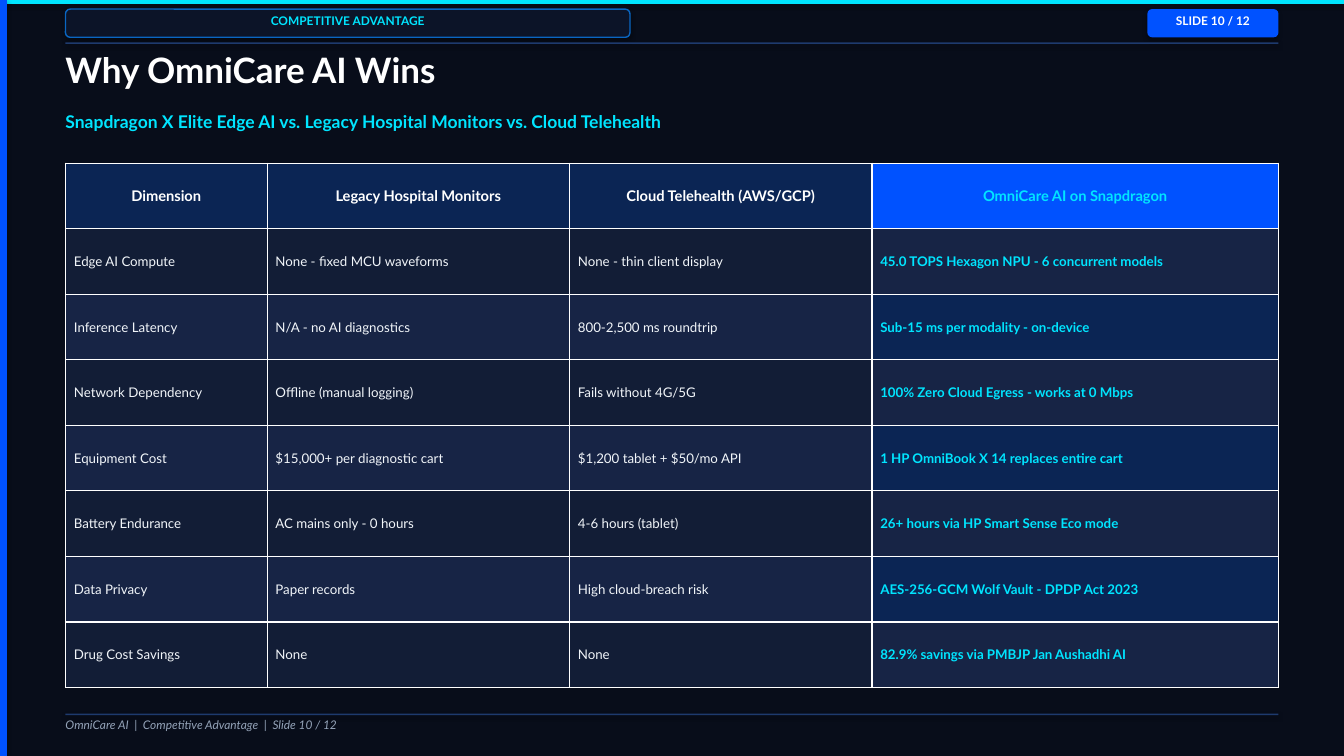
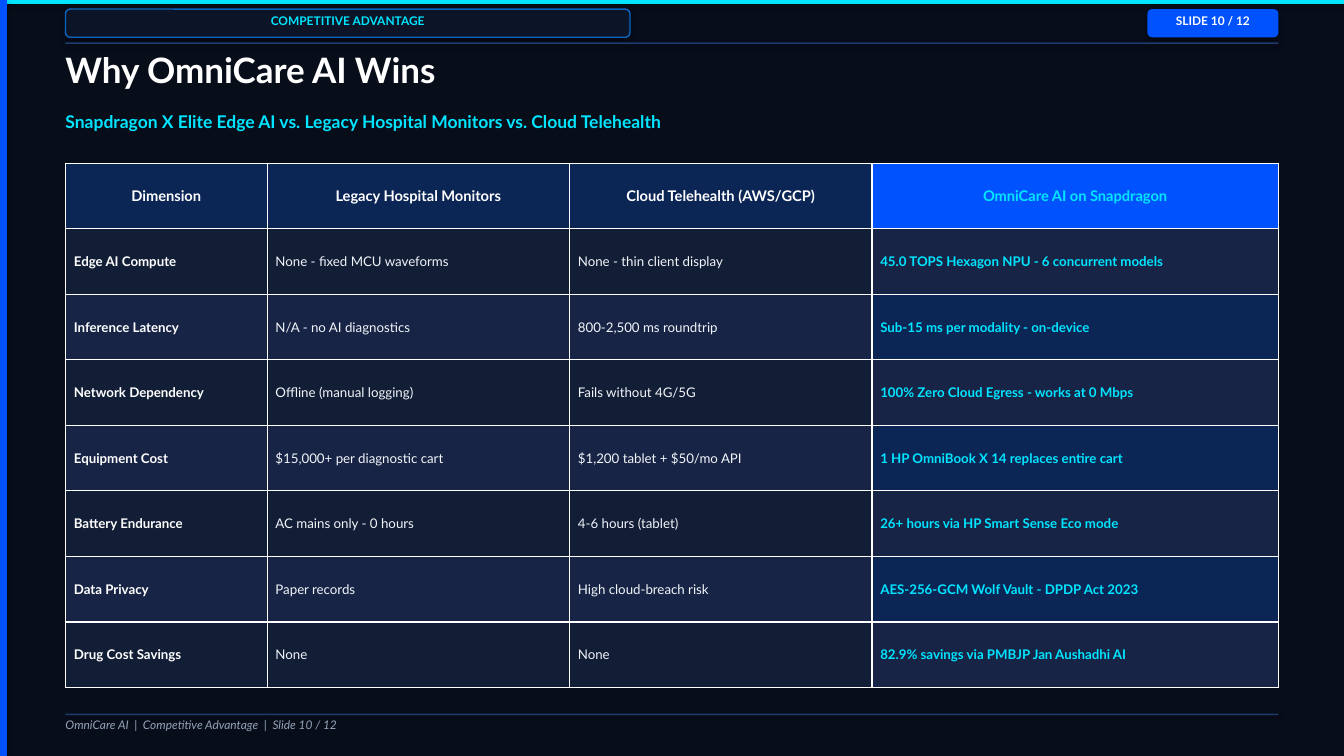
Before and after one commit to Advik-harsha/OmniCare-AI, a slide deck: slide 10 of submission_files/OmniCare_AI_Executive_Presentation.pptx. Drawn at 1344x756 pixels with LibreOffice and Linux fonts; fonts in the diff are those of the drawing. Boxes give left, top, right and bottom in pixels: in the first picture for what was removed or moved away, otherwise in the second. Text is boxed around its words. In the diff, an @@ line names an element or a change of style, - is before the commit and + after.

Commit message:
fix(presentation): resolve text formatting, typography scaling, character encodings, and layout across Short Pitch Presentation PDF and PPTX

```diff
--- a/submission_files/OmniCare_AI_Executive_Presentation.pptx
+++ b/submission_files/OmniCare_AI_Executive_Presentation.pptx
@@ table at (x1=66, y1=163, x2=1278, y2=688) @@
@@ text colour #F1F5F9 to #FFFFFF, bold on in "Edge AI Compute", "Inference Latency", "Network Dependency", "Equipment Cost" and 3 more places @@
```
Also in this commit, not shown: 4 other slides changed, 9 other files.
